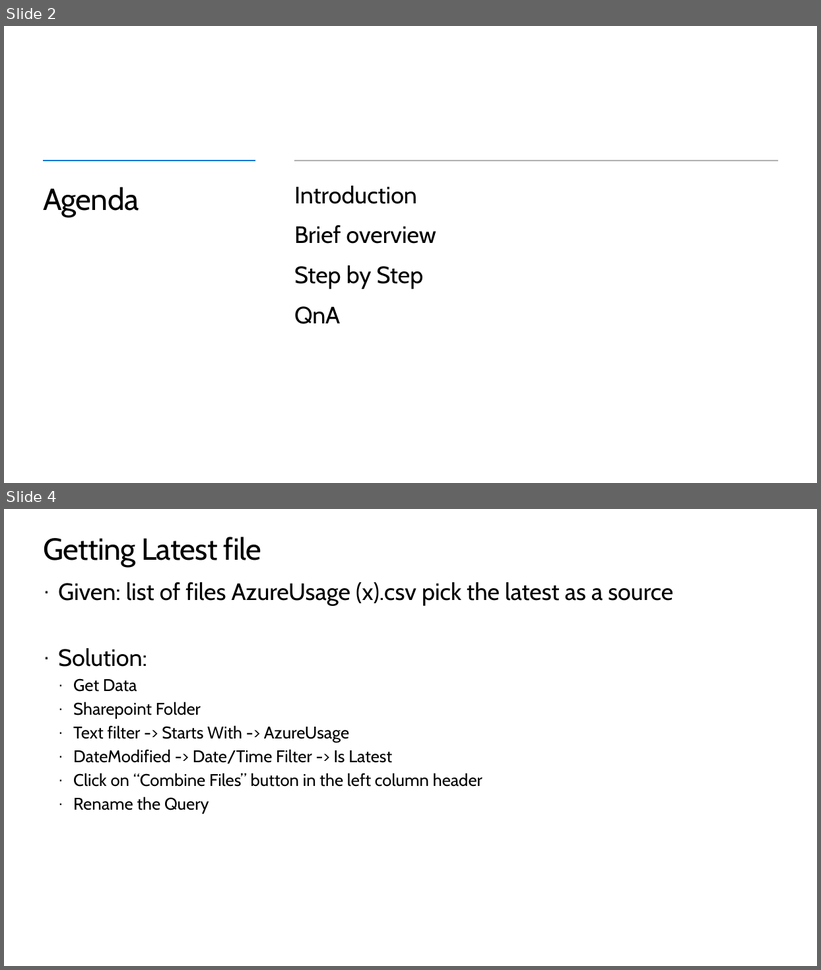
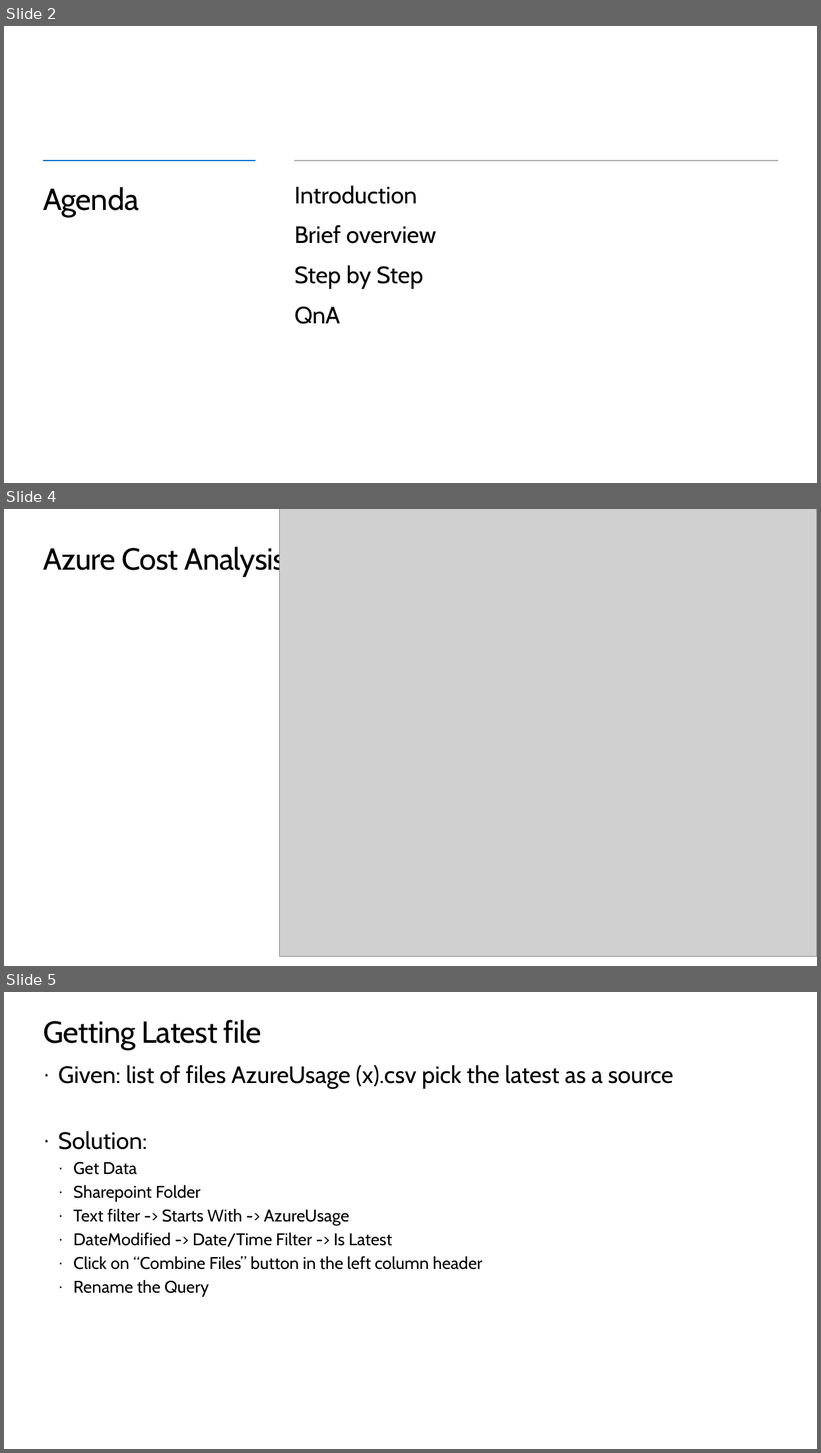
Before and after one commit to peterperov/MSFTCSA, a slide deck: 126-AzureCost/Azure Cost PBI BootCamp.pptx. Shown one above the other, each under a label of ours: slides 2 and 4 before the commit, slides 2, 4 and 5 after it; the slides between them are not shown. The pictures are 821x970 and 821x1453 pixels, drawn with LibreOffice and Linux fonts; fonts in the diff are those of the drawing; grey boxes stand for pictures; background and template pictures are left out. Boxes give left, top, right and bottom in pixels: in the first picture for what was removed or moved away, otherwise in the second. Text is boxed around its words. In the diff, an @@ line names an element or a change of style, - is before the commit and + after.

Commit message:
wednesday

```diff
--- a/126-AzureCost/Azure Cost PBI BootCamp.pptx
+++ b/126-AzureCost/Azure Cost PBI BootCamp.pptx
@@ slide 4 added at box(4, 509, 817, 966), background #FFFFFF @@
@@ picture added at box(280, 509, 817, 956) @@
@@ title added at box(43, 544, 286, 577), 36 pt, text #000000 @@
+Azure Cost Analysis
@@ what was slide 4 is now slide 5 @@
```
